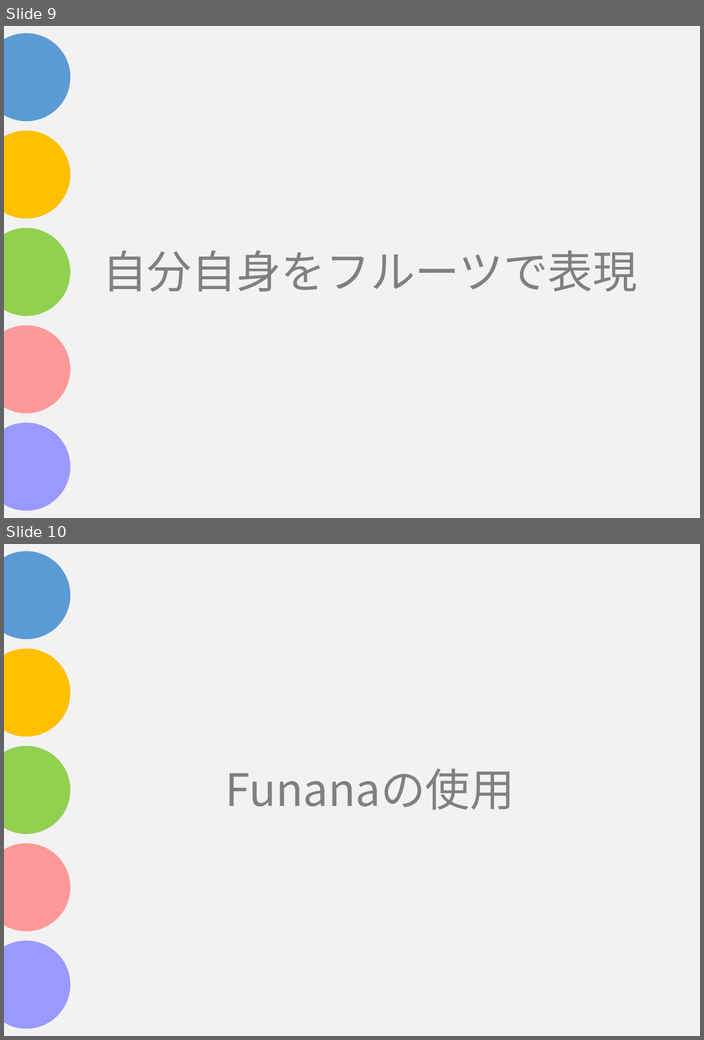
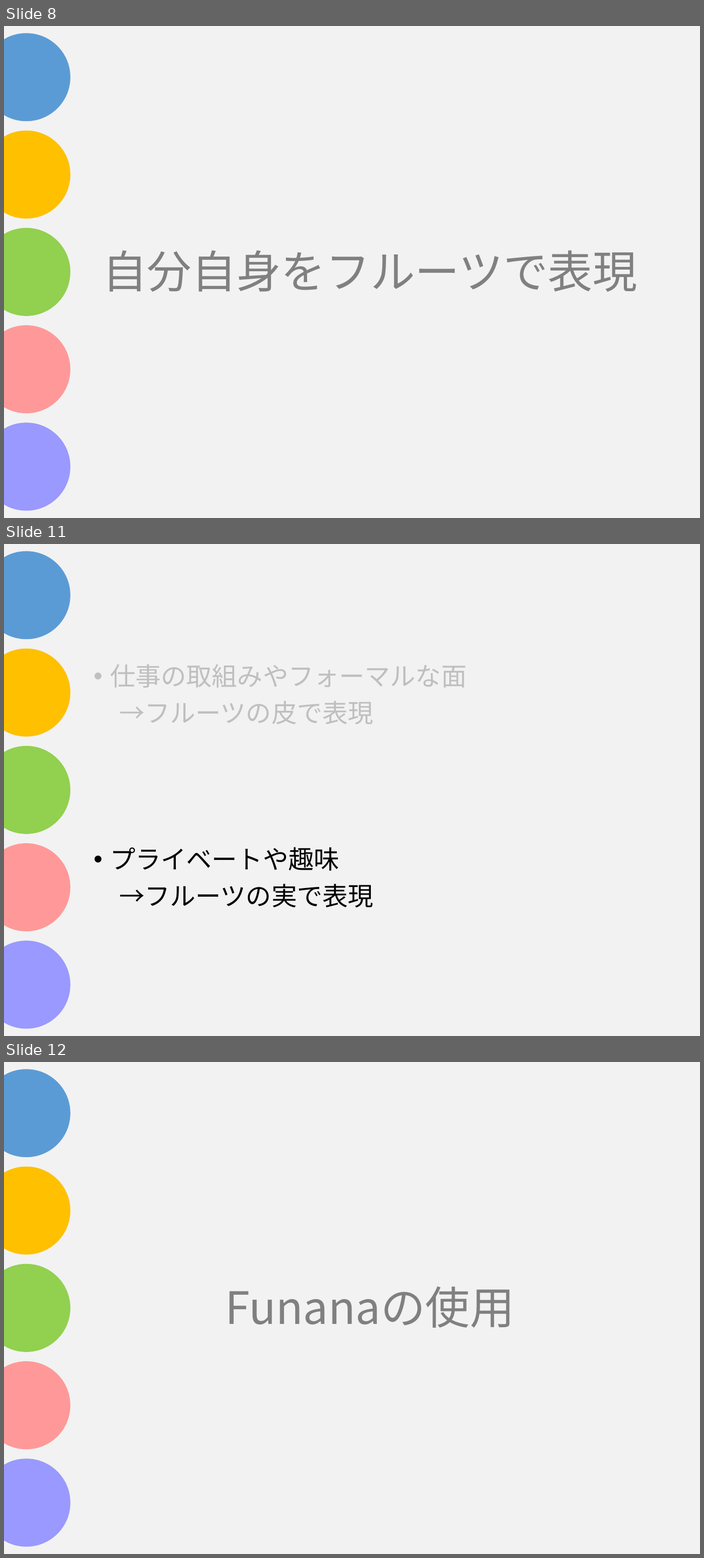
Before and after one commit to asojketest1/test, a slide deck: Funanaプレゼン.pptx. Shown one above the other, each under a label of ours: slides 9 and 10 before the commit, slides 8, 11 and 12 after it; the slides between them are not shown. The pictures are 704x1040 and 704x1558 pixels, drawn with LibreOffice and Linux fonts; fonts in the diff are those of the drawing. Boxes give left, top, right and bottom in pixels: in the first picture for what was removed or moved away, otherwise in the second. Text is boxed around its words. In the diff, an @@ line names an element or a change of style, - is before the commit and + after.

```diff
--- a/Funanaプレゼン.pptx
+++ b/Funanaプレゼン.pptx
@@ slide 11 added at (x1=4, y1=544, x2=700, y2=1036), background #FFFFFF; not listed: 6 template elements that a slide beside it also shows @@
@@ text added at (x1=110, y1=664, x2=466, y2=907), 30.9 pt, text #BFBFBF @@
+• 仕事の取組みやフォーマルな面
+→フルーツの皮で表現
+• プライベートや趣味
+→フルーツの実で表現
@@ what was slide 9 is now slide 8 @@
@@ what was slide 10 is now slide 12 @@
```
Also in this commit, not shown: 9 slides changed, 9 other slides added, 6 slides removed.
